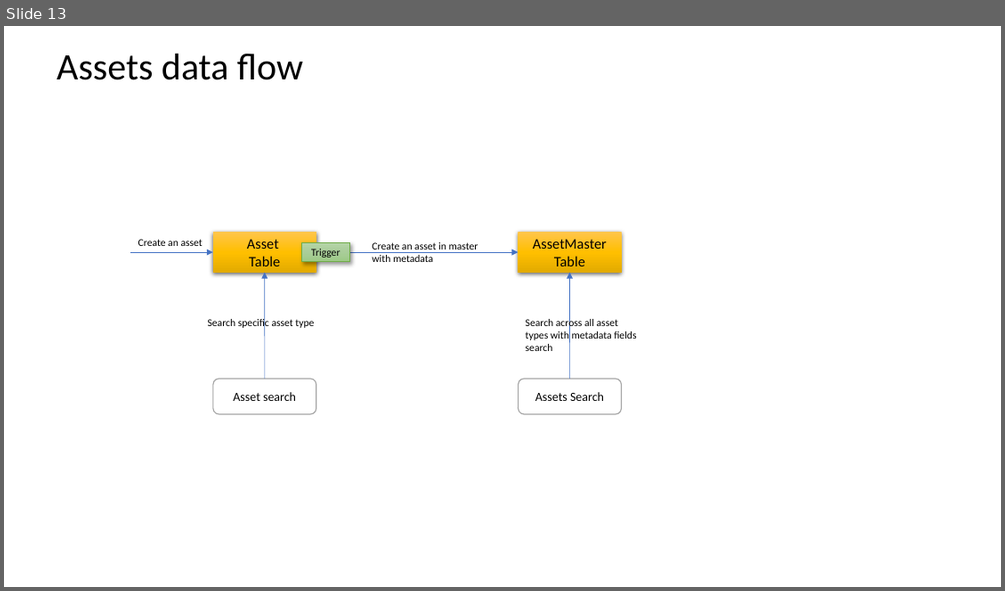
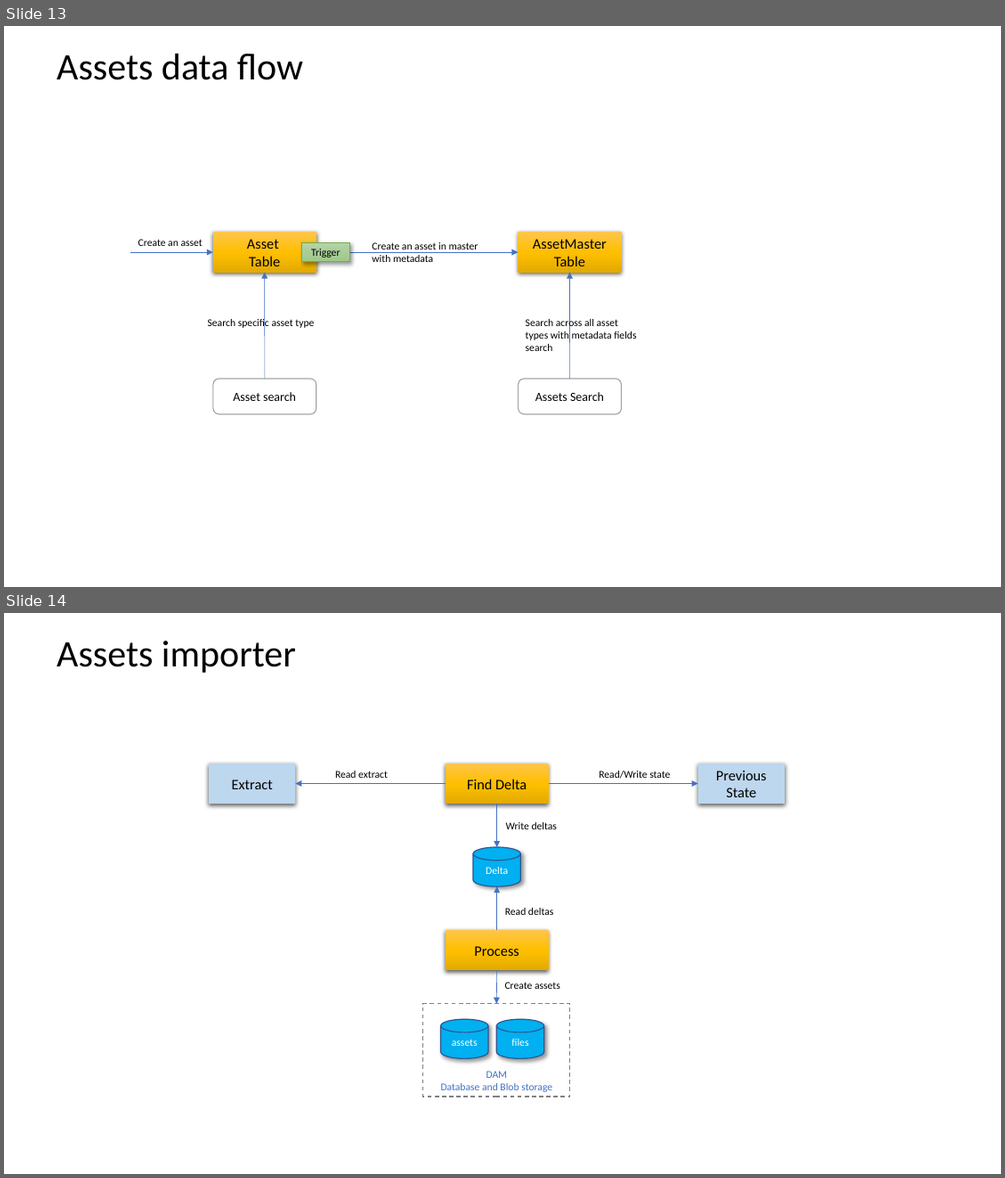
Before and after one commit to sundarkurs/DigitalAssets, a slide deck: Design/Digital Asset - Design.pptx. Shown one above the other, each under a label of ours: slide 13 before the commit, slides 13 and 14 after it. The pictures are 1005x591 and 1005x1178 pixels, drawn with LibreOffice and Linux fonts; fonts in the diff are those of the drawing. Boxes give left, top, right and bottom in pixels: in the first picture for what was removed or moved away, otherwise in the second. Text is boxed around its words. In the diff, an @@ line names an element or a change of style, - is before the commit and + after.

```diff
--- a/Design/Digital Asset - Design.pptx
+++ b/Design/Digital Asset - Design.pptx
@@ slide 14 added at (4,613,1001,1174), background #FFFFFF @@
@@ text added at (57,641,296,673), 36 pt, text #000000 @@
+Assets importer
@@ rectangle added at (209,763,296,803), fill #BDD7EE, 14 pt, text #000000 @@
+Extract
@@ text added at (335,771,388,778), 10 pt, text #000000 @@
+Read extract
@@ rectangle added at (445,763,549,803), fill gradient #FFC64B to #FFC000 to #E3AB00, 14 pt, text #000000 @@
+Find Delta
@@ text added at (599,771,670,779), 10 pt, text #000000 @@
+Read/Write state
@@ rectangle added at (698,763,785,803), fill #BDD7EE, 14 pt, text #000000 @@
+Previous
+State
@@ arrow added from (445, 784) to (296, 784), #4472C4 0.5 pt @@
@@ arrow added from (549, 784) to (698, 784), #4472C4 0.5 pt @@
@@ arrow added from (497, 803) to (497, 847), #4472C4 0.5 pt @@
@@ text added at (506,822,557,829), 10 pt, text #000000 @@
+Write deltas
@@ cylinder added at (473,847,521,887), fill #00B0F0, outline #325491 1 pt, 10 pt, text #FFFFFF @@
+Delta
@@ arrow added from (497, 930) to (497, 887), #4472C4 0.5 pt @@
@@ rectangle added at (445,930,549,971), fill gradient #FFC64B to #FFC000 to #E3AB00, 14 pt, text #000000 @@
+Process
@@ text added at (505,908,553,915), 10 pt, text #000000 @@
+Read deltas
@@ arrow added from (497, 971) to (497, 1004), #4472C4 0.5 pt @@
@@ text added at (505,981,560,989), 10 pt, text #000000 @@
+Create assets
@@ rectangle added at (423,1004,570,1096), fill #FFFFFF, outline #808080 1 pt dashed, 10 pt, text #4472C4 @@
+DAM
+Database and Blob storage
@@ cylinder added at (441,1019,488,1059), fill #00B0F0, outline #325491 1 pt, 10 pt, text #FFFFFF @@
+assets
@@ cylinder added at (497,1019,544,1059), fill #00B0F0, outline #325491 1 pt, 10 pt, text #FFFFFF @@
+files
```
Also in this commit, not shown: 1 slide changed, 1 other file.
